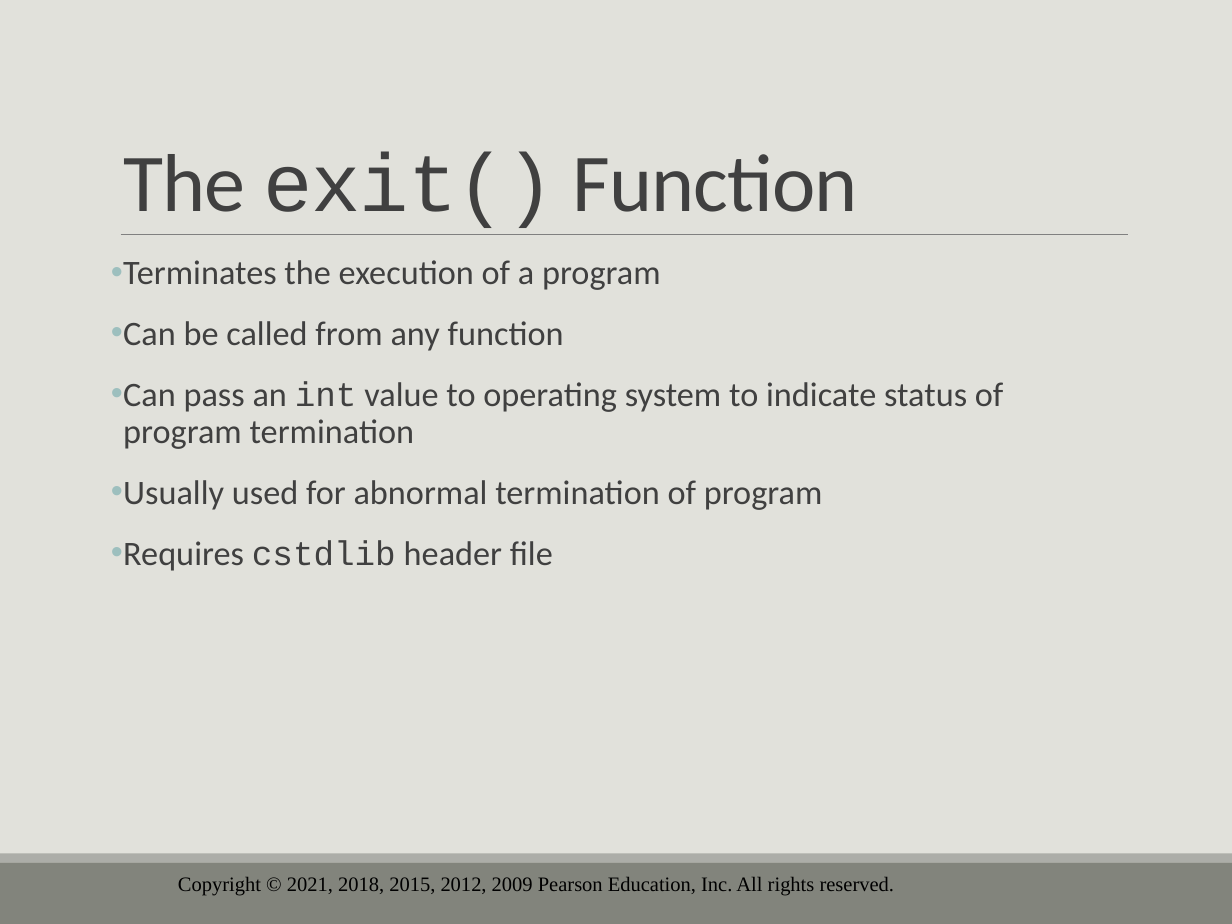
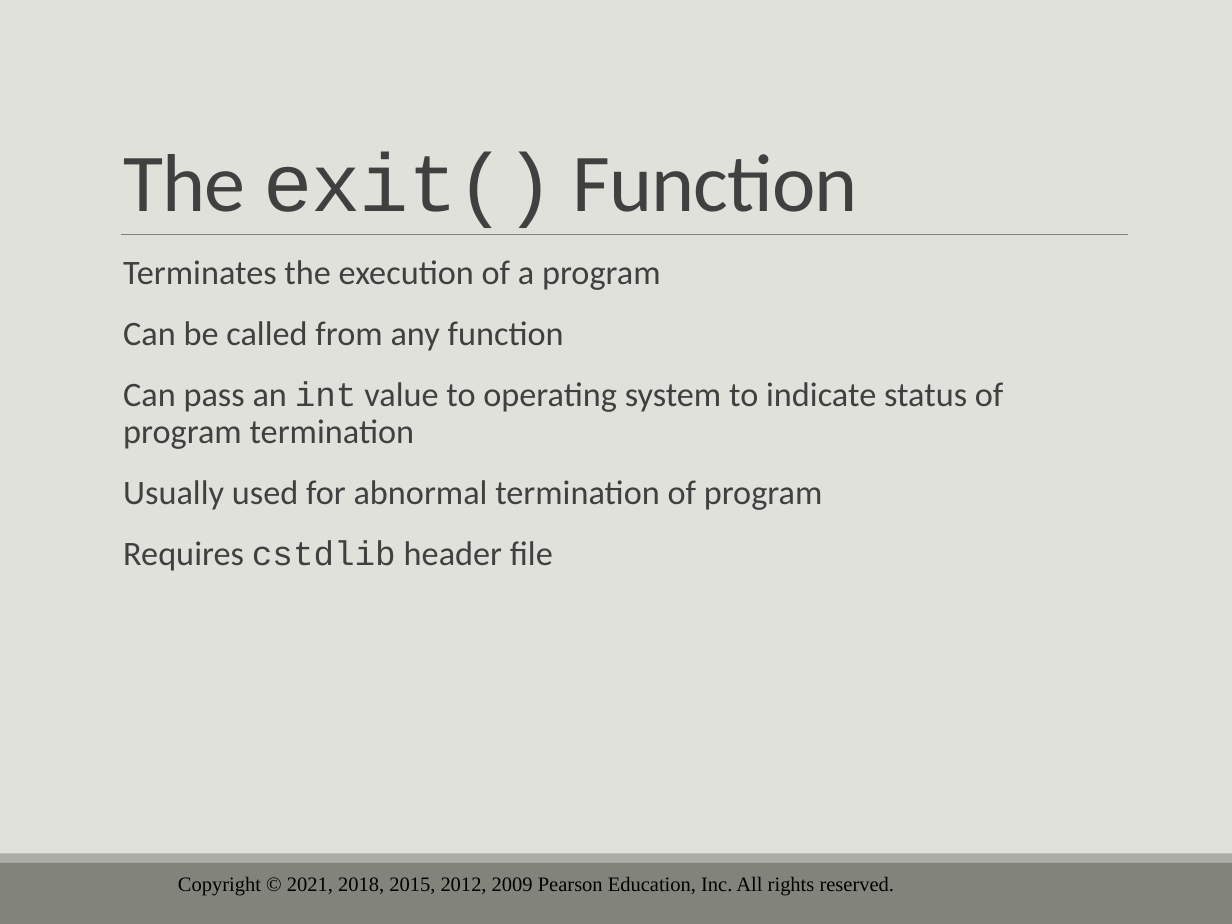
Before and after one commit to drolsonmi/eng1400, a slide deck: slide 61 of 1400_06_Functions.pptx (slide 63 before the commit). Drawn at 1232x924 pixels with LibreOffice and Linux fonts; fonts in the diff are those of the drawing; background and template pictures are left out. Boxes give left, top, right and bottom in pixels: in the first picture for what was removed or moved away, otherwise in the second. Text is boxed around its words. In the diff, an @@ line names an element or a change of style, - is before the commit and + after.

```diff
--- a/1400_06_Functions.pptx
+++ b/1400_06_Functions.pptx
@@ text "Terminates the execution of a ..." at bbox=[123, 260, 1004, 571]: bullet • to   @@
```
Also in this commit, not shown: 5 other slides changed, 2 slides removed, 2 other files.
